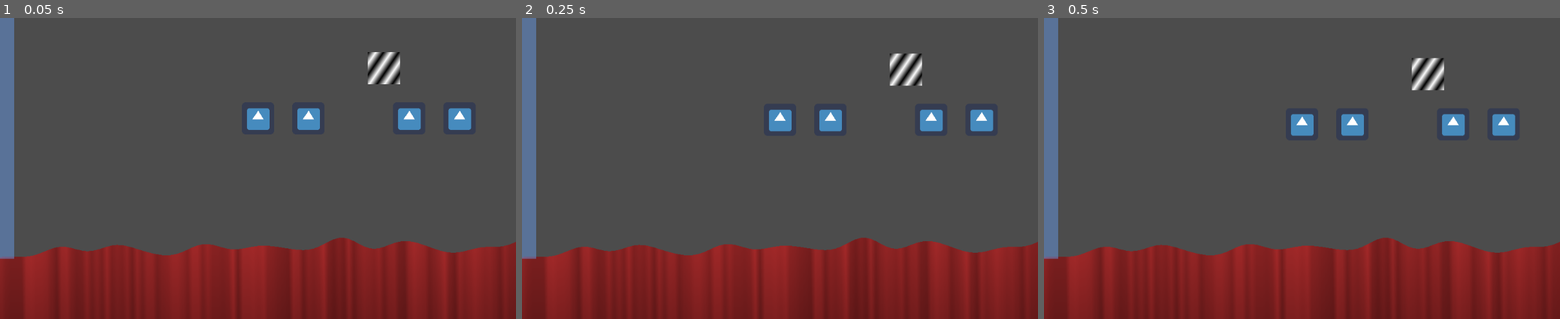
Above: before the commit, frames 1-3 (left to right).
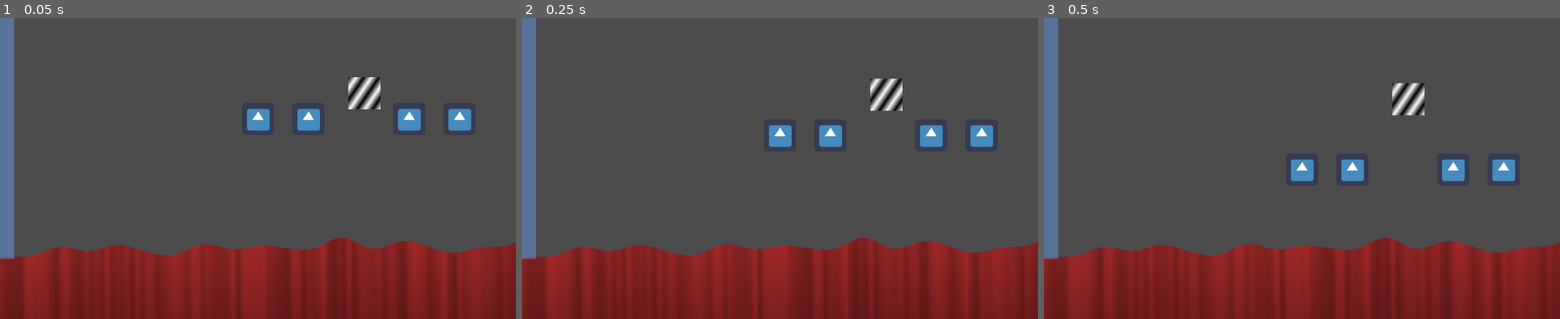
Above: after the commit, the same moments.

Repository: tokkoro/ggj23-juuret
Game: Godot game, scene res://terrain/terraingen-debug.tscn
Two runs of this game, one before a commit and one after it. Both use one fixed random seed, a clock stepped at 60 frames per second and the inputs below. The engine's default icon, where the game draws it, is replaced by a stand-in: a white triangle on a blue panel in a dark square.
Inputs:
- Up to frame 1 (0.05 s): no input
- Up to frame 2 (0.25 s): no input
- Up to frame 3 (0.5 s): no input

The runs differ from the first frame. In frame 1, 1.2% of the frame differs, in the area x 47-92%, y 11-38%; in frame 2, 3.0%; in frame 3, 3.6%, in the area x 47-92%, y 13-55%.

Commit message:
im cool
Added cool walking

Diff:
--- a/maailma.gd
+++ b/maailma.gd
@@ -62,7 +62,11 @@
 			players[player_number].get_node("Sprite").flip_h = false
 
 		players[player_number].get_node("GrenadeThrow").throw_held = throw
-		players[player_number].apply_central_impulse(Vector2(x * 10.0, 0))
+		var y_impulse = 0
+		var raycast_on_floor = players[player_number].get_node("FloorCast").is_colliding()
+		if x != 0 && raycast_on_floor:
+			y_impulse = -50
+		players[player_number].apply_central_impulse(Vector2(x * 30.0, y_impulse))
 
 func _process(delta):
 	round_time_left -= delta
--- a/player.tscn
+++ b/player.tscn
@@ -8,6 +8,9 @@
 
 [node name="player" type="RigidBody2D"]
 mode = 2
+gravity_scale = 16.56
+linear_damp = 5.0
+angular_damp = 1.0
 script = ExtResource( 1 )
 
 [node name="GrenadeThrow" parent="." instance=ExtResource( 3 )]
@@ -19,3 +22,8 @@
 [node name="Sprite" type="Sprite" parent="."]
 z_as_relative = false
 texture = ExtResource( 2 )
+
+[node name="FloorCast" type="RayCast2D" parent="."]
+position = Vector2( -1, 0 )
+enabled = true
+cast_to = Vector2( 0, 35 )
--- /dev/null
+++ b/terrain/input.gd
@@ -0,0 +1,19 @@
+extends Node2D
+
+
+func get_input_string(var input_string, var player_number):
+	return input_string + str(player_number)
+
+# Declare member variables here. Examples:
+# var a = 2
+# var b = "text"
+
+
+# Called when the node enters the scene tree for the first time.
+func _ready():
+	pass # Replace with function body.
+
+
+# Called every frame. 'delta' is the elapsed time since the previous frame.
+#func _process(delta):
+#	pass
--- a/terrain/terraingen-debug.tscn
+++ b/terrain/terraingen-debug.tscn
@@ -58,7 +58,7 @@
 
 [node name="DummyPelaaja" type="RigidBody2D" parent="."]
 material = SubResource( 6 )
-position = Vector2( 250, -200 )
+position = Vector2( 211, -150 )
 
 [node name="GrenadeThrow" parent="DummyPelaaja" instance=ExtResource( 2 )]
 z_index = 100
